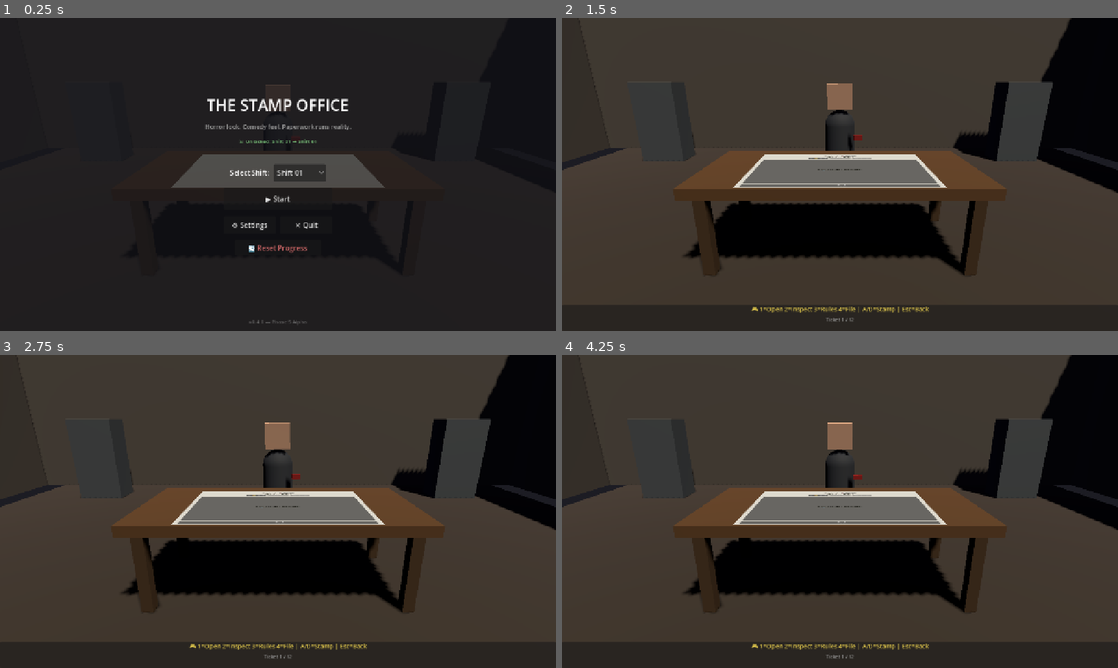
Above: before the commit, frames 1-4 (two rows, left to right).
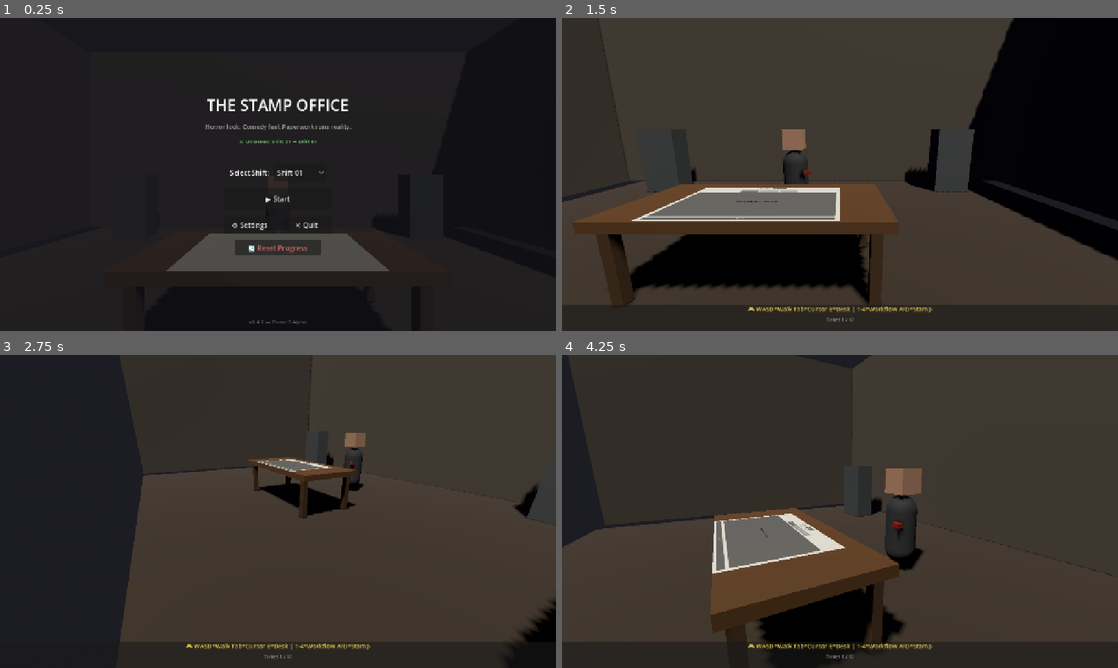
Above: after the commit, the same moments.

Repository: ThanhNguyxn/the-stamp-office
Game: Godot game, scene res://scenes/Main.tscn
Two runs of this game, one before a commit and one after it. Both use one fixed random seed, a clock stepped at 60 frames per second and the inputs below.
Inputs (mouse positions are in pixels of both pictures, inside the frame that each line leads up to):
- Up to frame 1 (0.25 s): no input
- Up to frame 2 (1.5 s): click "▶ Start" at 0.5 s; tap Enter at 1.25 s; move the mouse to (962, 158) at 1.27 s; hold D (move_right, bound only after the commit) from 1.28 s (still down); hold E (interact, bound only after the commit) from 1.28 s (still down); click (962, 158) at 1.42 s
- Up to frame 3 (2.75 s): tap Space at 1.52, 2.27 s; tap Shift (move_sprint, bound only after the commit) at 1.55, 2.1 s; move the mouse to (166, 527) at 2.02 s; release D (move_right, bound only after the commit) at 2.03 s; release E (interact, bound only after the commit) at 2.03 s; hold S (move_back, bound only after the commit) from 2.03 s (still down); click (166, 527) at 2.17 s; tap Tab (toggle_cursor, bound only after the commit) at 2.3 s
- Up to frame 4 (4.25 s): tap Space at 2.75, 3.77 s; move the mouse to (895, 442) at 2.77 s; release S (move_back, bound only after the commit) at 2.78 s; hold D (move_right, bound only after the commit) 2.78-3.53 s; hold Tab (toggle_cursor, bound only after the commit) 2.78-3.53 s; click (895, 442) at 2.92 s; tap E (interact, bound only after the commit) at 3.05, 3.6 s; tap Enter at 3.5 s; move the mouse to (812, 574) at 3.52 s; hold W (move_forward, bound only after the commit) from 3.53 s (still down); click (812, 574) at 3.67 s; tap Shift (move_sprint, bound only after the commit) at 3.8 s

The runs differ from the first frame. In frame 1, 7.9% of the frame differs, in the area x 23-74%, y 21-82%; in frame 2, 31%; in frame 3, 42%, in the area x 0-100%, y 0-100%; in frame 4, 30%.

Commit message:
feat: add first-person movement and desk focus

Diff:
--- a/game/project.godot
+++ b/game/project.godot
@@ -26,3 +26,41 @@
 window/size/viewport_width=1280
 window/size/viewport_height=720
 window/stretch/mode="canvas_items"
+
+[input]
+
+move_forward={
+"deadzone": 0.5,
+"events": [Object(InputEventKey,"resource_local_to_scene":false,"resource_name":"","device":-1,"window_id":0,"alt_pressed":false,"shift_pressed":false,"ctrl_pressed":false,"meta_pressed":false,"pressed":false,"keycode":0,"physical_keycode":87,"key_label":0,"unicode":119,"location":0,"echo":false,"script":null)
+]
+}
+move_back={
+"deadzone": 0.5,
+"events": [Object(InputEventKey,"resource_local_to_scene":false,"resource_name":"","device":-1,"window_id":0,"alt_pressed":false,"shift_pressed":false,"ctrl_pressed":false,"meta_pressed":false,"pressed":false,"keycode":0,"physical_keycode":83,"key_label":0,"unicode":115,"location":0,"echo":false,"script":null)
+]
+}
+move_left={
+"deadzone": 0.5,
+"events": [Object(InputEventKey,"resource_local_to_scene":false,"resource_name":"","device":-1,"window_id":0,"alt_pressed":false,"shift_pressed":false,"ctrl_pressed":false,"meta_pressed":false,"pressed":false,"keycode":0,"physical_keycode":65,"key_label":0,"unicode":97,"location":0,"echo":false,"script":null)
+]
+}
+move_right={
+"deadzone": 0.5,
+"events": [Object(InputEventKey,"resource_local_to_scene":false,"resource_name":"","device":-1,"window_id":0,"alt_pressed":false,"shift_pressed":false,"ctrl_pressed":false,"meta_pressed":false,"pressed":false,"keycode":0,"physical_keycode":68,"key_label":0,"unicode":100,"location":0,"echo":false,"script":null)
+]
+}
+move_sprint={
+"deadzone": 0.5,
+"events": [Object(InputEventKey,"resource_local_to_scene":false,"resource_name":"","device":-1,"window_id":0,"alt_pressed":false,"shift_pressed":false,"ctrl_pressed":false,"meta_pressed":false,"pressed":false,"keycode":0,"physical_keycode":4194325,"key_label":0,"unicode":0,"location":0,"echo":false,"script":null)
+]
+}
+interact={
+"deadzone": 0.5,
+"events": [Object(InputEventKey,"resource_local_to_scene":false,"resource_name":"","device":-1,"window_id":0,"alt_pressed":false,"shift_pressed":false,"ctrl_pressed":false,"meta_pressed":false,"pressed":false,"keycode":0,"physical_keycode":69,"key_label":0,"unicode":101,"location":0,"echo":false,"script":null)
+]
+}
+toggle_cursor={
+"deadzone": 0.5,
+"events": [Object(InputEventKey,"resource_local_to_scene":false,"resource_name":"","device":-1,"window_id":0,"alt_pressed":false,"shift_pressed":false,"ctrl_pressed":false,"meta_pressed":false,"pressed":false,"keycode":0,"physical_keycode":4194306,"key_label":0,"unicode":0,"location":0,"echo":false,"script":null)
+]
+}
--- a/game/scenes/Office3D.tscn
+++ b/game/scenes/Office3D.tscn
@@ -1,6 +1,7 @@
-[gd_scene load_steps=27 format=3 uid="uid://coffice3dscene"]
+[gd_scene load_steps=31 format=3 uid="uid://coffice3dscene"]
 
 [ext_resource type="Script" path="res://scripts/Office3D.gd" id="1_office"]
+[ext_resource type="Script" path="res://scripts/PlayerController.gd" id="2_player"]
 
 [sub_resource type="ProceduralSkyMaterial" id="ProceduralSkyMaterial_1"]
 sky_top_color = Color(0.08, 0.08, 0.12, 1)
@@ -90,6 +91,22 @@
 
 [sub_resource type="BoxShape3D" id="BoxShape_paper"]
 size = Vector3(1.6, 0.02, 1.0)
+
+[sub_resource type="BoxShape3D" id="BoxShape_floor"]
+size = Vector3(10, 0.1, 8)
+
+[sub_resource type="BoxShape3D" id="BoxShape_wall_back"]
+size = Vector3(12, 5, 0.15)
+
+[sub_resource type="BoxShape3D" id="BoxShape_wall_side"]
+size = Vector3(0.15, 5, 8)
+
+[sub_resource type="BoxShape3D" id="BoxShape_desk_body"]
+size = Vector3(2.5, 0.8, 1.2)
+
+[sub_resource type="CapsuleShape3D" id="CapsuleShape_player"]
+radius = 0.3
+height = 1.8
 
 [sub_resource type="Animation" id="Animation_idle"]
 resource_name = "idle"
@@ -137,30 +154,66 @@
 light_energy = 1.2
 shadow_enabled = true
 
-[node name="Camera3D" type="Camera3D" parent="."]
-transform = Transform3D(1, 0, 0, 0, 0.95, 0.31, 0, -0.31, 0.95, 0, 1.6, 3.5)
+[node name="Player" type="CharacterBody3D" parent="."]
+transform = Transform3D(1, 0, 0, 0, 1, 0, 0, 0, 1, 0, 0.9, 3)
+script = ExtResource("2_player")
+
+[node name="CollisionShape3D" type="CollisionShape3D" parent="Player"]
+shape = SubResource("CapsuleShape_player")
+
+[node name="Head" type="Node3D" parent="Player"]
+transform = Transform3D(1, 0, 0, 0, 1, 0, 0, 0, 1, 0, 0.6, 0)
+
+[node name="Camera3D" type="Camera3D" parent="Player/Head"]
 current = true
-fov = 55.0
+fov = 70.0
+
+[node name="DeskFocus" type="Marker3D" parent="."]
+transform = Transform3D(1, 0, 0, 0, 0.98, 0.2, 0, -0.2, 0.98, 0, 1.4, 2.2)
 
 [node name="Floor" type="MeshInstance3D" parent="."]
 mesh = SubResource("PlaneMesh_floor")
 surface_material_override/0 = SubResource("Material_floor")
+
+[node name="FloorCollision" type="StaticBody3D" parent="."]
+transform = Transform3D(1, 0, 0, 0, 1, 0, 0, 0, 1, 0, -0.05, 0)
+
+[node name="CollisionShape3D" type="CollisionShape3D" parent="FloorCollision"]
+shape = SubResource("BoxShape_floor")
 
 [node name="BackWall" type="MeshInstance3D" parent="."]
 transform = Transform3D(1, 0, 0, 0, 1, 0, 0, 0, 1, 0, 2.5, -3.5)
 mesh = SubResource("BoxMesh_wall")
 surface_material_override/0 = SubResource("Material_wall")
 
+[node name="BackWallCollision" type="StaticBody3D" parent="."]
+transform = Transform3D(1, 0, 0, 0, 1, 0, 0, 0, 1, 0, 2.5, -3.5)
+
+[node name="CollisionShape3D" type="CollisionShape3D" parent="BackWallCollision"]
+shape = SubResource("BoxShape_wall_back")
+
 [node name="LeftWall" type="MeshInstance3D" parent="."]
 transform = Transform3D(1, 0, 0, 0, 1, 0, 0, 0, 1, -5.5, 2.5, 0)
 mesh = SubResource("BoxMesh_sidewall")
 surface_material_override/0 = SubResource("Material_wall")
 
+[node name="LeftWallCollision" type="StaticBody3D" parent="."]
+transform = Transform3D(1, 0, 0, 0, 1, 0, 0, 0, 1, -5.5, 2.5, 0)
+
+[node name="CollisionShape3D" type="CollisionShape3D" parent="LeftWallCollision"]
+shape = SubResource("BoxShape_wall_side")
+
 [node name="RightWall" type="MeshInstance3D" parent="."]
 transform = Transform3D(1, 0, 0, 0, 1, 0, 0, 0, 1, 5.5, 2.5, 0)
 mesh = SubResource("BoxMesh_sidewall")
 surface_material_override/0 = SubResource("Material_wall")
 
+[node name="RightWallCollision" type="StaticBody3D" parent="."]
+transform = Transform3D(1, 0, 0, 0, 1, 0, 0, 0, 1, 5.5, 2.5, 0)
+
+[node name="CollisionShape3D" type="CollisionShape3D" parent="RightWallCollision"]
+shape = SubResource("BoxShape_wall_side")
+
 [node name="Desk" type="Node3D" parent="."]
 transform = Transform3D(1, 0, 0, 0, 1, 0, 0, 0, 1, 0, 0, 0.8)
 
@@ -169,6 +222,12 @@
 mesh = SubResource("BoxMesh_desk")
 surface_material_override/0 = SubResource("Material_desk")
 
+[node name="DeskCollision" type="StaticBody3D" parent="Desk"]
+transform = Transform3D(1, 0, 0, 0, 1, 0, 0, 0, 1, 0, 0.4, 0)
+
+[node name="CollisionShape3D" type="CollisionShape3D" parent="Desk/DeskCollision"]
+shape = SubResource("BoxShape_desk_body")
+
 [node name="LegFL" type="MeshInstance3D" parent="Desk"]
 transform = Transform3D(1, 0, 0, 0, 1, 0, 0, 0, 1, -1.1, 0.35, 0.5)
 mesh = SubResource("BoxMesh_desk_leg")
--- a/game/scripts/Office3D.gd
+++ b/game/scripts/Office3D.gd
@@ -1,24 +1,35 @@
 extends Node3D
 ## Office3D - 3D office backdrop with clerk silhouette
 ## Provides idle animation and tremor effects
+## Updated to work with Player/Head/Camera3D hierarchy
 
 @onready var clerk: Node3D = $Clerk
-@onready var camera: Camera3D = $Camera3D
 @onready var light: DirectionalLight3D = $DirectionalLight3D
+
+# Camera and head found dynamically to support Player rig
+var camera: Camera3D = null
+var head: Node3D = null
+var player: CharacterBody3D = null
 
 var time: float = 0.0
 var clerk_base_y: float = 0.0
-var camera_base_pos: Vector3
+var head_base_pos: Vector3
 var light_base_energy: float = 1.0
 
 func _ready() -> void:
 	# Store base values for effects
 	if clerk:
 		clerk_base_y = clerk.position.y
+
+	# Find camera in Player/Head/Camera3D hierarchy
+	player = find_child("Player", true, false) as CharacterBody3D
+	camera = find_child("Camera3D", true, false) as Camera3D
+
 	if camera:
-		camera_base_pos = camera.position
-		# Ensure this camera is current (belt + suspenders)
-		camera.make_current()
+		head = camera.get_parent() as Node3D
+		if head:
+			head_base_pos = head.position
+
 	if light:
 		light_base_energy = light.light_energy
 
@@ -30,25 +41,31 @@
 		clerk.position.y = clerk_base_y + sin(time * 1.5) * 0.03
 		clerk.rotation.y = sin(time * 0.8) * 0.02
 
-## Apply tremor effect - camera shake + light flicker
-## Always returns to base position to prevent drift
+## Apply tremor effect - camera/head shake + light flicker
+## Works with nested camera rig without overwriting player transform
 func apply_tremor(intensity: float = 0.5, duration: float = 0.3) -> void:
-	if not camera or not light:
+	if not light:
 		return
 
-	# Kill any existing tweens to prevent drift
-	var existing_tweens = get_tree().get_processed_tweens()
+	# Find camera if not cached
+	if not camera:
+		camera = find_child("Camera3D", true, false) as Camera3D
+		if camera:
+			head = camera.get_parent() as Node3D
+			if head:
+				head_base_pos = head.position
 
-	# Camera shake - always ends at base position
-	var shake_tween = create_tween()
-	shake_tween.set_trans(Tween.TRANS_QUAD)
-	var shake_amount = intensity * 0.15
-	shake_tween.tween_property(camera, "position", camera_base_pos + Vector3(shake_amount, 0, 0), duration * 0.1)
-	shake_tween.tween_property(camera, "position", camera_base_pos + Vector3(-shake_amount, shake_amount * 0.5, 0), duration * 0.1)
-	shake_tween.tween_property(camera, "position", camera_base_pos + Vector3(shake_amount * 0.5, -shake_amount * 0.5, 0), duration * 0.1)
-	shake_tween.tween_property(camera, "position", camera_base_pos, duration * 0.1)
-	# Ensure camera returns to base after tween completes
-	shake_tween.tween_callback(_reset_camera)
+	# Camera/head shake - apply as local offset on head node
+	if head:
+		var shake_tween = create_tween()
+		shake_tween.set_trans(Tween.TRANS_QUAD)
+		var shake_amount = intensity * 0.08  # Smaller for head-relative shake
+		var base = head_base_pos
+		shake_tween.tween_property(head, "position", base + Vector3(shake_amount, 0, 0), duration * 0.1)
+		shake_tween.tween_property(head, "position", base + Vector3(-shake_amount, shake_amount * 0.5, 0), duration * 0.1)
+		shake_tween.tween_property(head, "position", base + Vector3(shake_amount * 0.5, -shake_amount * 0.5, 0), duration * 0.1)
+		shake_tween.tween_property(head, "position", base, duration * 0.1)
+		shake_tween.tween_callback(_reset_head)
 
 	# Light flicker - always ends at base energy
 	var light_tween = create_tween()
@@ -57,15 +74,26 @@
 	light_tween.tween_property(light, "light_energy", light_base_energy * 1.2, duration * 0.1)
 	light_tween.tween_property(light, "light_energy", light_base_energy * 0.5, duration * 0.1)
 	light_tween.tween_property(light, "light_energy", light_base_energy, duration * 0.15)
-	# Ensure light returns to base after tween completes
 	light_tween.tween_callback(_reset_light)
 
-## Reset camera to base position (prevents drift)
-func _reset_camera() -> void:
-	if camera:
-		camera.position = camera_base_pos
+## Reset head to base position (prevents drift)
+func _reset_head() -> void:
+	if head:
+		head.position = head_base_pos
 
 ## Reset light to base energy (prevents drift)
 func _reset_light() -> void:
 	if light:
 		light.light_energy = light_base_energy
+
+## Get the active camera (for external scripts like Shift.gd)
+func get_active_camera() -> Camera3D:
+	if not camera:
+		camera = find_child("Camera3D", true, false) as Camera3D
+	return camera
+
+## Get the player controller (for cursor mode access)
+func get_player() -> CharacterBody3D:
+	if not player:
+		player = find_child("Player", true, false) as CharacterBody3D
+	return player
--- /dev/null
+++ b/game/scripts/PlayerController.gd
@@ -0,0 +1,149 @@
+extends CharacterBody3D
+## PlayerController - First-person movement with mouse-look
+## Two modes: LOOK_MODE (mouse captured, can walk) and CURSOR_MODE (mouse visible, can click UI)
+
+@export var move_speed: float = 4.0
+@export var sprint_speed: float = 7.0
+@export var mouse_sensitivity: float = 0.002
+@export var gravity: float = 9.8
+
+# Node references
+var head: Node3D = null
+var camera: Camera3D = null
+
+# Mode state
+var cursor_mode: bool = false
+var desk_focused: bool = false
+var saved_transform: Transform3D
+var desk_focus_transform: Transform3D
+
+# Pitch limits
+const PITCH_MIN: float = -1.4  # ~80 degrees down
+const PITCH_MAX: float = 1.4   # ~80 degrees up
+
+func _ready() -> void:
+	# Find child nodes
+	head = get_node_or_null("Head")
+	if head:
+		camera = head.get_node_or_null("Camera3D")
+
+	# Start in look mode (cursor captured)
+	set_cursor_mode(false)
+
+func _input(event: InputEvent) -> void:
+	# Toggle cursor mode with Tab
+	if event.is_action_pressed("toggle_cursor"):
+		set_cursor_mode(not cursor_mode)
+		return
+
+	# Leave desk focus with Escape
+	if event.is_action_pressed("ui_cancel"):
+		if desk_focused:
+			focus_desk(false)
+		return
+
+	# Interact with E (toggle desk focus)
+	if event.is_action_pressed("interact"):
+		focus_desk(not desk_focused)
+		return
+
+	# Mouse look (only in look mode and not desk focused)
+	if event is InputEventMouseMotion and not cursor_mode and not desk_focused:
+		var motion = event as InputEventMouseMotion
+
+		# Yaw (rotate body left/right)
+		rotate_y(-motion.relative.x * mouse_sensitivity)
+
+		# Pitch (rotate head up/down)
+		if head:
+			head.rotate_x(-motion.relative.y * mouse_sensitivity)
+			head.rotation.x = clampf(head.rotation.x, PITCH_MIN, PITCH_MAX)
+
+func _physics_process(delta: float) -> void:
+	# Don't move if in cursor mode or desk focused
+	if cursor_mode or desk_focused:
+		return
+
+	# Get movement input
+	var input_dir := Vector2.ZERO
+	if Input.is_action_pressed("move_forward"):
+		input_dir.y -= 1
+	if Input.is_action_pressed("move_back"):
+		input_dir.y += 1
+	if Input.is_action_pressed("move_left"):
+		input_dir.x -= 1
+	if Input.is_action_pressed("move_right"):
+		input_dir.x += 1
+
+	input_dir = input_dir.normalized()
+
+	# Calculate movement direction relative to player facing
+	var direction := (transform.basis * Vector3(input_dir.x, 0, input_dir.y)).normalized()
+
+	# Speed (sprint if holding shift)
+	var speed := sprint_speed if Input.is_action_pressed("move_sprint") else move_speed
+
+	# Apply movement
+	if direction:
+		velocity.x = direction.x * speed
+		velocity.z = direction.z * speed
+	else:
+		velocity.x = move_toward(velocity.x, 0, speed)
+		velocity.z = move_toward(velocity.z, 0, speed)
+
+	# Apply gravity
+	if not is_on_floor():
+		velocity.y -= gravity * delta
+	else:
+		velocity.y = 0
+
+	move_and_slide()
+
+## Set cursor mode (visible mouse for clicking UI)
+func set_cursor_mode(enabled: bool) -> void:
+	cursor_mode = enabled
+	if enabled:
+		Input.set_mouse_mode(Input.MOUSE_MODE_VISIBLE)
+	else:
+		Input.set_mouse_mode(Input.MOUSE_MODE_CAPTURED)
+
+## Check if currently in cursor mode
+func is_cursor_mode() -> bool:
+	return cursor_mode
+
+## Focus on desk (snap camera to desk view)
+func focus_desk(enabled: bool) -> void:
+	if enabled and not desk_focused:
+		# Save current transform
+		saved_transform = global_transform
+
+		# Find desk focus marker or use default position
+		var desk_focus = get_parent().find_child("DeskFocus", true, false) as Node3D
+		if desk_focus:
+			desk_focus_transform = desk_focus.global_transform
+		else:
+			# Default: position in front of desk looking at paper
+			desk_focus_transform = Transform3D()
+			desk_focus_transform.origin = Vector3(0, 1.6, 2.0)
+			desk_focus_transform = desk_focus_transform.looking_at(Vector3(0, 0.8, 0.8), Vector3.UP)
+
+		# Teleport to desk focus
+		global_transform.origin = desk_focus_transform.origin
+
+		# Reset head pitch and body rotation to face desk
+		rotation.y = desk_focus_transform.basis.get_euler().y
+		if head:
+			head.rotation.x = desk_focus_transform.basis.get_euler().x
+
+		desk_focused = true
+		set_cursor_mode(true)
+
+	elif not enabled and desk_focused:
+		# Restore saved transform
+		global_transform = saved_transform
+		desk_focused = false
+		set_cursor_mode(false)
+
+## Get the camera node (for external access)
+func get_camera() -> Camera3D:
+	return camera
--- a/game/scripts/Shift.gd
+++ b/game/scripts/Shift.gd
@@ -2,7 +2,7 @@
 ## Shift - Desk job workflow gameplay with world-space UI on 3D paper
 ## UI rendered to PaperViewport and displayed on 3D PaperScreen mesh
 ## Input: mouse clicks on paper OR keyboard shortcuts
-## FIXED: Safe World3D access with is_instance_valid checks to prevent null crashes
+## Supports first-person movement with cursor/look mode toggle
 
 # Paper viewport (contains the UI)
 @onready var paper_viewport: SubViewport = $PaperViewport
@@ -57,6 +57,7 @@
 var paper_screen: MeshInstance3D = null
 var paper_area: Area3D = null
 var camera_3d: Camera3D = null
+var player_controller: CharacterBody3D = null
 
 # Raycast ready flag (wait for viewport initialization)
 var raycast_ready: bool = false
@@ -90,11 +91,15 @@
 var current_allowed_stamps: Array = []
 
 func _ready() -> void:
-	# Get 3D references (null-safe)
+	# Get 3D references (null-safe, supports nested Player/Head/Camera3D)
 	if is_instance_valid(office_viewport) and office_viewport.get_child_count() > 0:
 		office_3d = office_viewport.get_child(0) as Node3D
 		if is_instance_valid(office_3d):
-			camera_3d = office_3d.get_node_or_null("Camera3D") as Camera3D
+			# Find camera using find_child to support nested Player rig
+			camera_3d = office_3d.find_child("Camera3D", true, false) as Camera3D
+			# Find player controller
+			player_controller = office_3d.find_child("Player", true, false) as CharacterBody3D
+			# Find desk and paper
 			var desk = office_3d.get_node_or_null("Desk")
 			if is_instance_valid(desk):
 				paper_screen = desk.get_node_or_null("PaperScreen") as MeshInstance3D
@@ -172,10 +177,26 @@
 			attachment.text = "Run: python tools/sync_game_data.py"
 		_update_workflow_ui()
 
+	# Start with player focused on desk (cursor mode for UI interaction)
+	_focus_player_on_desk(true)
+
 	# Wait for viewport to fully initialize before enabling raycast
 	await get_tree().process_frame
 	await get_tree().process_frame  # Extra frame for physics
 	raycast_ready = true
+
+## Focus player on desk (cursor mode + camera snap)
+func _focus_player_on_desk(enabled: bool) -> void:
+	if player_controller and player_controller.has_method("focus_desk"):
+		player_controller.focus_desk(enabled)
+	elif player_controller and player_controller.has_method("set_cursor_mode"):
+		player_controller.set_cursor_mode(enabled)
+
+## Check if player is in cursor mode (can click UI)
+func _is_cursor_mode() -> bool:
+	if player_controller and player_controller.has_method("is_cursor_mode"):
+		return player_controller.is_cursor_mode()
+	return true  # Default to cursor mode if no player
 
 ## Ensure SubViewport is 3D-capable for physics raycasting
 func _ensure_viewport_3d_capable() -> void:
@@ -247,11 +268,13 @@
 	if not key_event.pressed:
 		return
 
-	# Handle Escape to close rulebook or go back
+	# Handle Escape to close rulebook or unfocus desk
 	if key_event.keycode == KEY_ESCAPE:
 		if rulebook_popup and rulebook_popup.visible:
 			_close_rulebook()
 		elif not busy:
+			# Unfocus desk and return to look mode
+			_focus_player_on_desk(false)
 			_back()
 		return
 
@@ -279,7 +302,10 @@
 	if busy:
 		return
 
-	# Workflow shortcuts (1-4)
+	# Workflow shortcuts (1-4) - only in cursor mode
+	if not _is_cursor_mode():
+		return
+
 	match key_event.keycode:
 		KEY_1:
 			_on_open_folder()
@@ -316,6 +342,10 @@
 	if not event is InputEventMouse:
 		return
 
+	# Only forward mouse clicks in cursor mode (so mouse-look doesn't click buttons)
+	if not _is_cursor_mode():
+		return
+
 	# Early exit if raycast not ready
 	if not raycast_ready:
 		return
@@ -594,7 +624,7 @@
 ## Show keyboard controls hint in toast
 func _show_controls_hint() -> void:
 	if toast:
-		toast.text = "🎮 1=Open 2=Inspect 3=Rules 4=File | A/D=Stamp | Esc=Back"
+		toast.text = "🎮 WASD=Walk Tab=Cursor E=Desk | 1-4=Workflow A/D=Stamp"
 
 func _update_workflow_ui() -> void:
 	if event_active:
@@ -887,5 +917,7 @@
 func _back() -> void:
 	if shift_events and shift_events.has_method("stop"):
 		shift_events.stop()
+	# Restore normal mouse mode before leaving
+	Input.set_mouse_mode(Input.MOUSE_MODE_VISIBLE)
 	_play_click()
 	get_tree().change_scene_to_file("res://scenes/Main.tscn")
